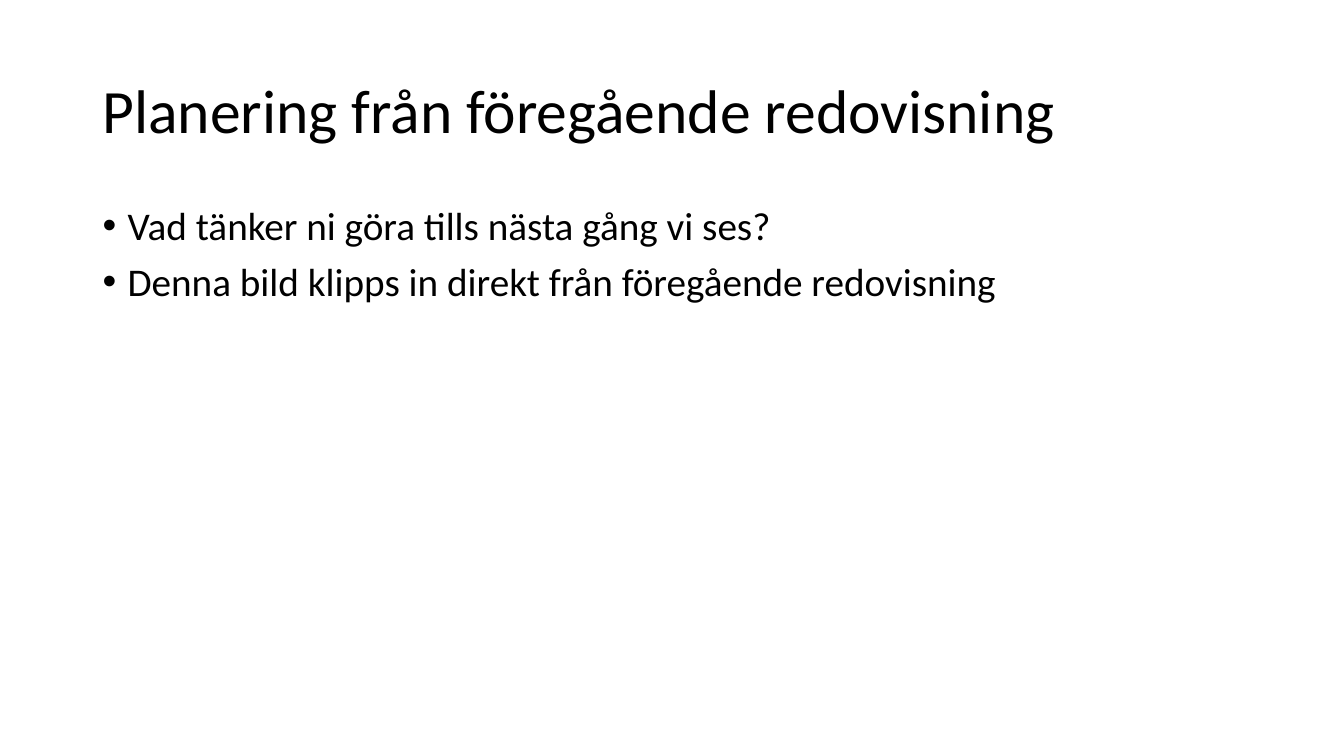
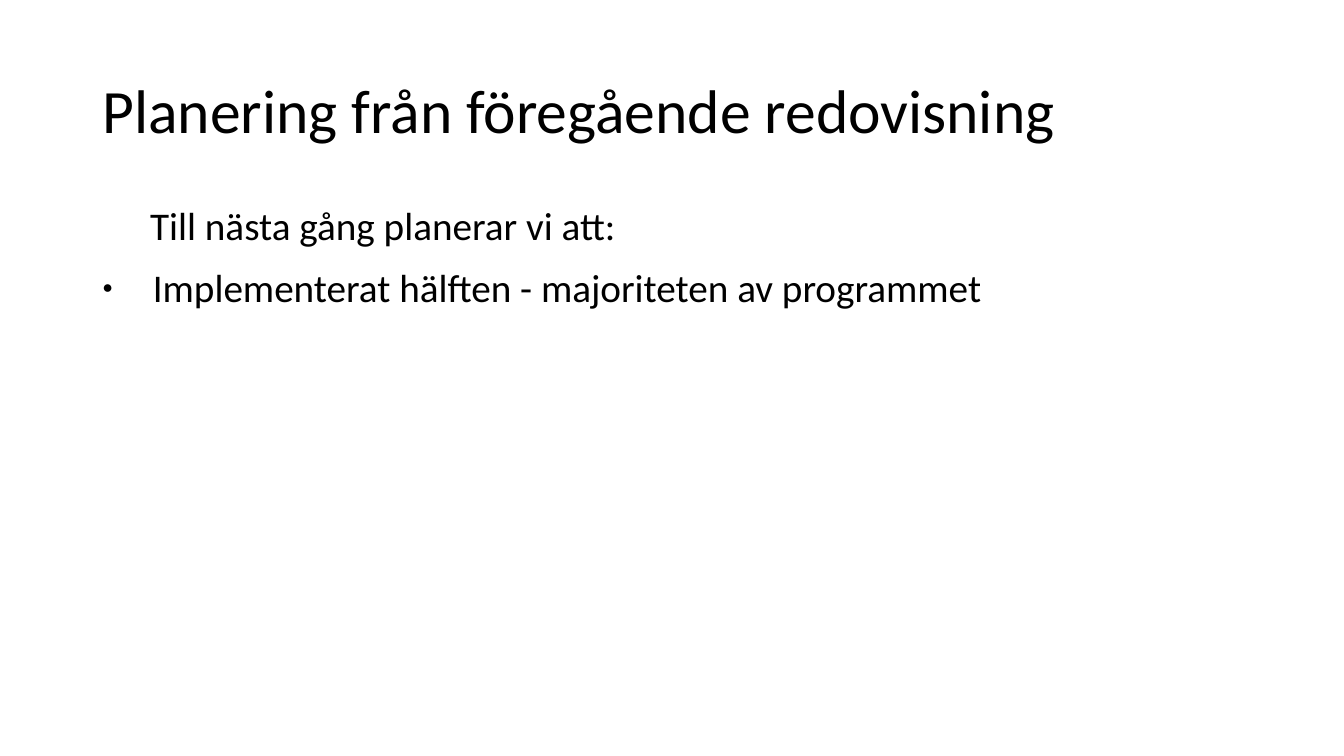
Before and after one commit to Pontussand/INTE2016Project, a slide deck: slide 3 of reports/red2.odp (slide 2 before the commit). Drawn at 1344x756 pixels with LibreOffice and Linux fonts; fonts in the diff are those of the drawing. Boxes give left, top, right and bottom in pixels: in the first picture for what was removed or moved away, otherwise in the second. Text is boxed around its words. In the diff, an @@ line names an element or a change of style, - is before the commit and + after.

```diff
--- a/reports/red2.odp
+++ b/reports/red2.odp
@@ text at (150,212,981,309): text changed @@
-• Vad tänker ni göra tills nästa gång vi ses?
-• Denna bild klipps in direkt från föregående redovisning
+Till nästa gång planerar vi att:
+● Implementerat hälften - majoriteten av programmet
```
Also in this commit, not shown: 2 slides added, 1 slide removed.
